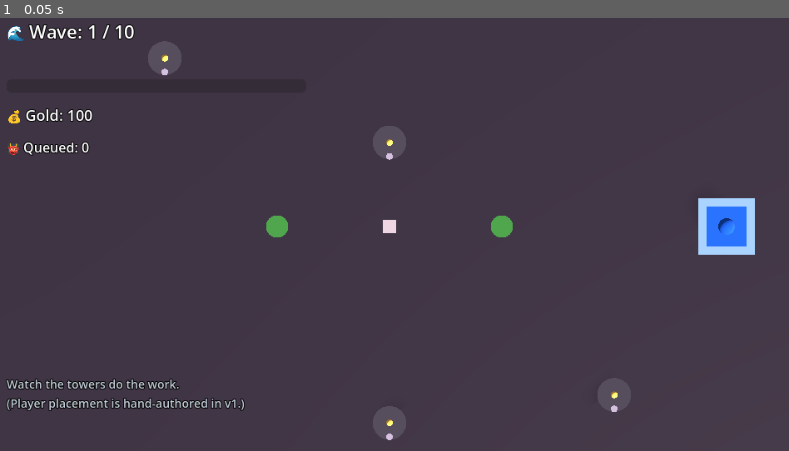
Above: before the commit, frame 1.
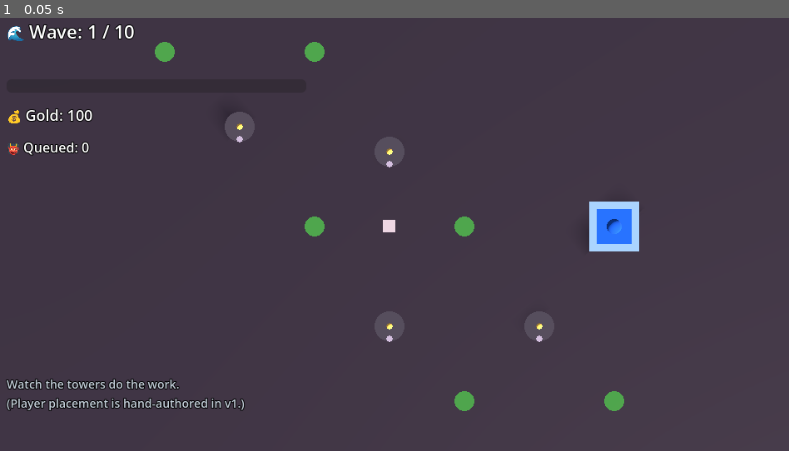
Above: after the commit, the same moment.

Repository: kamwoh/yume
Game: Godot game, scene res://scenes/towerdef3d.tscn
Same seed, same stepped clock (60 frames per second), same inputs: the game is played once before the commit and once after it. This scene is started directly instead of the project's main scene.
Inputs:
- Up to frame 1 (0.05 s): no input

The runs differ from the first frame. In frame 1, 3.1% of the frame differs, in the area x 18-96%, y 5-98%.

Commit message:
TowerDef3D: tighten map + zoom in so enemies are actually visible
User: "I see the tower is shooting but I cant see the monster, like
it is out of the game screen."

Two factors:
1. Camera ortho_size default of 16 made the field very wide; enemies
   at 0.6m radius were ~2% of vertical view — readable as motion but
   not as a "monster on screen."
2. Path z range was -10 to +10, hugging the screen edges, so enemies
   spawned and walked along the very top/bottom borders.

Fixes (all JSON):
- scene.json camera: height 18→22, ortho_size 16→18 (zoom out a bit
  to keep base in frame)
- zz_instances.json: tighten path to z range ±7, x range ±9. Towers
  also moved in to match.
- world_rules.json: spawn position updated to match new wp_1 (-9, 0, -7).
- tests.json: scenarios updated to match new tower/base positions.
  Added cooldown=99 stub on tower_a-d in projectile-damage scenario
  so towers don't auto-fire and contaminate the projectile count
  (caught by scenario test — would have been a flake).
- Scene tscn: added stop_action_on_idle = "" override. Without it,
  the default "stop" action fires every frame queueing input even
  though no rule handles it. In some runs this seems to push the
  scheduler into a state where wave-spawn rules don't fire. Setting
  it to "" makes the no-player-control case explicit and reliable.

Visual capture confirms: 3 enemies of wave 1 walking the path, 4
towers visible casting shadows, base on the right edge, HUD readable.

Co-Authored-By: Claude Opus 4.7 (1M context) <noreply@anthropic.com>

Diff:
--- a/archetypes/core/templates/godot/data/demo_towerdef3d/entities/zz_instances.json
+++ b/archetypes/core/templates/godot/data/demo_towerdef3d/entities/zz_instances.json
@@ -5,28 +5,28 @@
     {"def": "wave_clock", "id": "clock_1", "position": [0, 0, 0]},
     {"def": "player",     "id": "player",  "position": [0, 0, 0]},
 
-    {"_": "Path waypoints. Each next_vx/next_vz is unit-vector × 2 m/s (enemy speed) pointing to the next waypoint.",
-     "def": "waypoint", "id": "wp_1", "position": [-12, 0, -10],
+    {"_": "Path waypoints — tightened to z range ±7 to fit comfortably in ortho_size=10 view (vertical=20m). Each next_vx/next_vz is unit-vector × 2 m/s (enemy speed) pointing to the next waypoint.",
+     "def": "waypoint", "id": "wp_1", "position": [-9, 0, -7],
      "state": {"next_vx": 2.0, "next_vz": 0.0}},
-    {"def": "waypoint", "id": "wp_2", "position": [-4, 0, -10],
+    {"def": "waypoint", "id": "wp_2", "position": [-3, 0, -7],
      "state": {"next_vx": 0.0, "next_vz": 2.0}},
-    {"def": "waypoint", "id": "wp_3", "position": [-4, 0, 0],
+    {"def": "waypoint", "id": "wp_3", "position": [-3, 0, 0],
      "state": {"next_vx": 2.0, "next_vz": 0.0}},
-    {"def": "waypoint", "id": "wp_4", "position": [4, 0, 0],
+    {"def": "waypoint", "id": "wp_4", "position": [3, 0, 0],
      "state": {"next_vx": 0.0, "next_vz": 2.0}},
-    {"def": "waypoint", "id": "wp_5", "position": [4, 0, 10],
+    {"def": "waypoint", "id": "wp_5", "position": [3, 0, 7],
      "state": {"next_vx": 2.0, "next_vz": 0.0}},
-    {"def": "waypoint", "id": "wp_6", "position": [12, 0, 10],
+    {"def": "waypoint", "id": "wp_6", "position": [9, 0, 7],
      "state": {"next_vx": 0.0, "next_vz": -2.0}},
 
     {"_": "The base — last node on the path. Enemies that contact it deal 1 damage and despawn.",
-     "def": "base", "id": "base_1", "position": [12, 0, 0]},
+     "def": "base", "id": "base_1", "position": [9, 0, 0]},
 
     {"_": "Towers — placed along the path bends for coverage.",
-     "def": "tower_basic", "id": "tower_a", "position": [-8, 0, -6]},
+     "def": "tower_basic", "id": "tower_a", "position": [-6, 0, -4]},
     {"def": "tower_basic", "id": "tower_b", "position": [0, 0, -3]},
-    {"def": "tower_basic", "id": "tower_c", "position": [8, 0, 6]},
-    {"def": "tower_basic", "id": "tower_d", "position": [0, 0, 7]}
+    {"def": "tower_basic", "id": "tower_c", "position": [6, 0, 4]},
+    {"def": "tower_basic", "id": "tower_d", "position": [0, 0, 4]}
   ],
 
   "initial_relations": []
--- a/archetypes/core/templates/godot/data/demo_towerdef3d/scene.json
+++ b/archetypes/core/templates/godot/data/demo_towerdef3d/scene.json
@@ -11,6 +11,6 @@
     "mode": "top_down_3d",
     "follow_tag": "wave_clock",
     "height": 22,
-    "fov": 60
+    "ortho_size": 18
   }
 }
--- a/archetypes/core/templates/godot/data/demo_towerdef3d/tests.json
+++ b/archetypes/core/templates/godot/data/demo_towerdef3d/tests.json
@@ -40,11 +40,11 @@
 
     {
       "name": "enemy_advances_at_waypoint",
-      "_": "Place enemy near wp_2 with eastward velocity. After contact (radius 0.8), velocity_set should swap to wp_2's stored next_v (0, 0, 2 — turn south).",
+      "_": "Place enemy near wp_2 with eastward velocity. After contact (radius 0.8), velocity_set should swap to wp_2's stored next_v (0, 0, 2 — turn south). wp_2 is at (-3, 0, -7).",
       "setup": {
         "spawn": [
           {"def": "enemy_grunt", "id": "test_enemy",
-           "position": [-4.5, 0, -10],
+           "position": [-3.5, 0, -7],
            "state": {"velocity": [2.0, 0, 0]}}
         ]
       },
@@ -58,14 +58,14 @@
 
     {
       "name": "tower_fires_when_enemy_in_range",
-      "_": "Place enemy 3m from tower_a (range 6). After 5 ticks, tower has fired (cooldown reset to ~0.1) and enemy has taken at least 1 damage (hp < 99).",
+      "_": "Place enemy 3m from tower_a at (-6, 0, -4) — range 6. After 5 ticks, tower has fired and enemy took at least 1 damage.",
       "setup": {
         "entity_state": {
           "tower_a": {"cooldown": -1.0}
         },
         "spawn": [
           {"def": "enemy_grunt", "id": "rogue_enemy",
-           "position": [-8, 0, -3],
+           "position": [-6, 0, -1],
            "state": {"velocity": [0, 0, 0], "hp": 99}}
         ]
       },
@@ -81,8 +81,14 @@
 
     {
       "name": "enemy_takes_damage_from_projectile",
-      "_": "Place a projectile right next to an enemy (radius 0.6). After 2 ticks, projectile gone, enemy.hp reduced.",
+      "_": "Place a projectile right next to an enemy (radius 0.6). After 2 ticks, projectile gone, enemy.hp reduced. Set tower cooldown high so towers don't auto-fire and contaminate the projectile count.",
       "setup": {
+        "entity_state": {
+          "tower_a": {"cooldown": 99},
+          "tower_b": {"cooldown": 99},
+          "tower_c": {"cooldown": 99},
+          "tower_d": {"cooldown": 99}
+        },
         "spawn": [
           {"def": "enemy_grunt", "id": "victim",
            "position": [0, 0, 0], "state": {"velocity": [0, 0, 0]}},
@@ -102,11 +108,11 @@
 
     {
       "name": "enemy_at_base_damages_it",
-      "_": "Place enemy 0.3m from base. Contact (radius 0.8) should fire: -1 base.hp, enemy removed.",
+      "_": "Place enemy 0.3m from base at (9, 0, 0). Contact (radius 0.8) should fire: -1 base.hp, enemy removed.",
       "setup": {
         "spawn": [
           {"def": "enemy_grunt", "id": "leaker",
-           "position": [11.7, 0, 0], "state": {"velocity": [0, 0, 0]}}
+           "position": [8.7, 0, 0], "state": {"velocity": [0, 0, 0]}}
         ]
       },
       "actions": [],
--- a/archetypes/core/templates/godot/data/demo_towerdef3d/world_rules.json
+++ b/archetypes/core/templates/godot/data/demo_towerdef3d/world_rules.json
@@ -28,14 +28,14 @@
     },
 
     {
-      "_comment": "Spawn one enemy at wp_1 each spawn_cooldown tick. Initial velocity = wp_1.next_v (toward wp_2). Done by setting velocity on spawn.",
+      "_comment": "Spawn one enemy at wp_1 each spawn_cooldown tick. Initial velocity = wp_1.next_v (toward wp_2). Position must match wp_1's position from zz_instances.json.",
       "id": "wave_spawn_one",
       "trigger": {"type": "tick", "interval": 1},
       "query": {"tags_all": ["wave_clock"],
                 "state": {"spawn_cooldown_lte": 0.0, "enemies_to_spawn_gt": 0}},
       "effect": [
         {"type": "spawn", "template": "enemy_grunt",
-         "position": [-12, 0, -10],
+         "position": [-9, 0, -7],
          "overrides": {"state": {"velocity": [2.0, 0, 0]}}},
         {"type": "state_add", "target": "self", "field": "enemies_to_spawn", "amount": -1},
         {"type": "state_set", "target": "self", "field": "spawn_cooldown", "value": 0.4}
--- a/archetypes/core/templates/godot/scenes/towerdef3d.tscn
+++ b/archetypes/core/templates/godot/scenes/towerdef3d.tscn
@@ -36,6 +36,7 @@
 renderer_script = "res://scripts/renderer_3d/entity_mesh_3d.gd"
 input_actions_press = PackedStringArray()
 input_actions_hold = PackedStringArray()
+stop_action_on_idle = ""
 
 [node name="WorldEnvironment" type="WorldEnvironment" parent="."]
 environment = SubResource("Environment_1")
